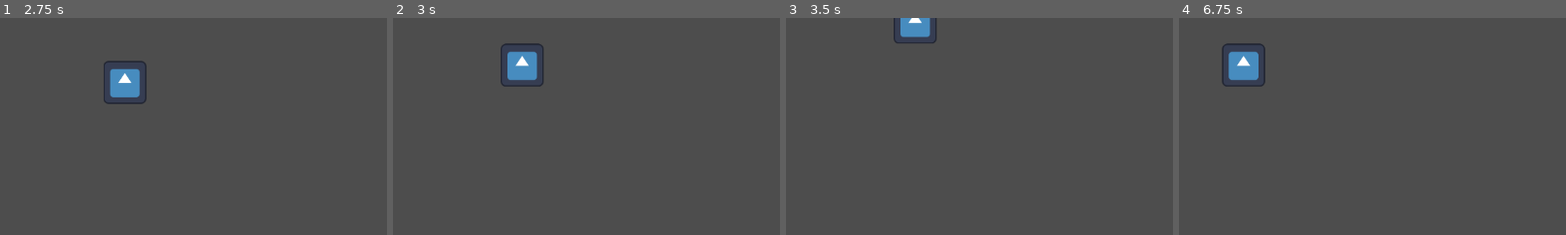
Above: before the commit, frames 1-4 (left to right).
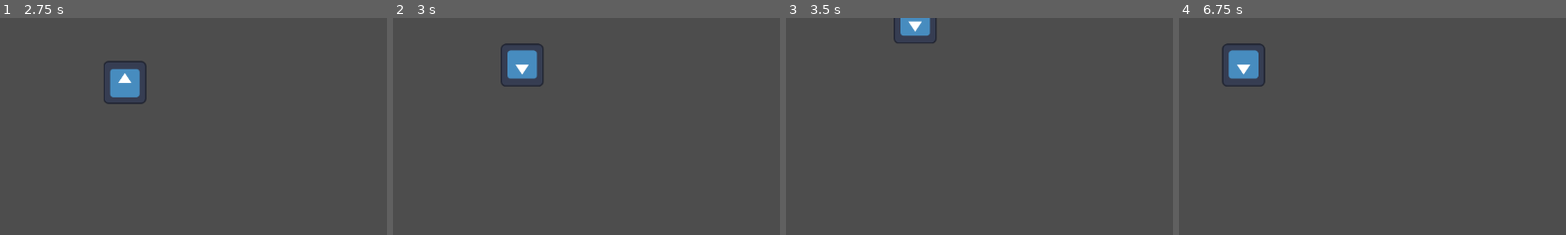
Above: after the commit, the same moments.

Repository: hczaja/snake-godot
Game: Godot game, scene res://snake.tscn
Two runs of this game, one before a commit and one after it. Both use one fixed random seed, a clock stepped at 60 frames per second and the inputs below. The engine's default icon, where the game draws it, is replaced by a stand-in: a white triangle on a blue panel in a dark square.
Inputs:
- Up to frame 1 (2.75 s): tap Enter at 0.5 s; hold Right (move_right) 0.53-1.28 s; hold Down (move_down) 1.28-2.03 s; hold Right (move_right) from 2.03 s (still down)
- Up to frame 2 (3 s): release Right (move_right) at 2.78 s; hold Up (move_up) from 2.78 s (still down)
- Up to frame 3 (3.5 s): keep holding Up (move_up)
- Up to frame 4 (6.75 s): release Up (move_up) at 3.53 s; hold Left (move_left) 3.53-5.03 s; hold Down (move_down) 5.03-5.78 s; hold Right (move_right) 5.78-6.53 s; hold Up (move_up) from 6.53 s (still down)
The pictures show only the part of the screen within x 0-50%, y 0-50%; the shares and areas given below are measured in that part.

Frame 1 is identical in both runs. In frame 2, 0.3% of the frame differs, in the area x 29-38%, y 14-29%; in frame 3, 0.2%; in frame 4, 0.3%.

Commit message:
add simple adjustment of sprite rotation to move direction

Diff:
--- a/snake.gd
+++ b/snake.gd
@@ -24,4 +24,9 @@
 
 	position += velocity * delta
 
+	if velocity.x != 0:
+		$Sprite2D.flip_h = false
+	if velocity.y != 0:
+		$Sprite2D.flip_v = velocity.y < 0
+
 	pass
